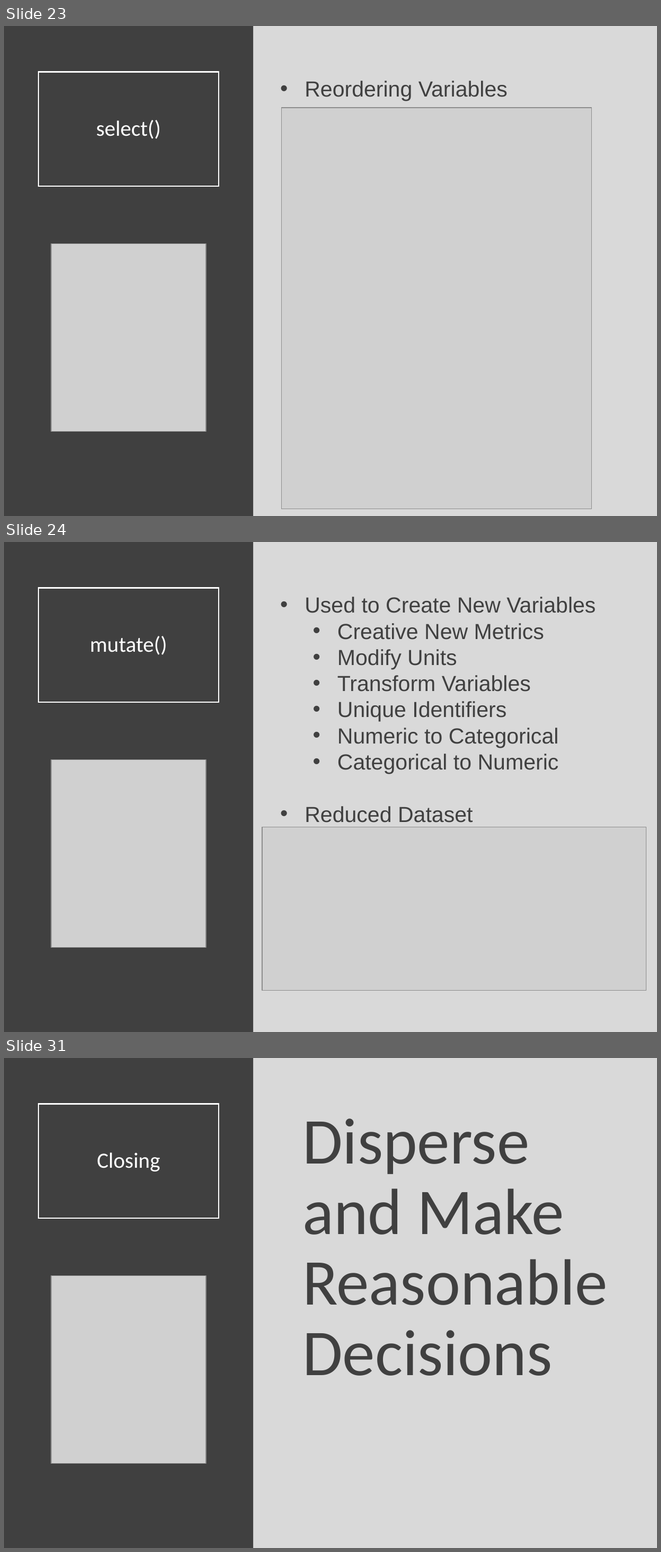
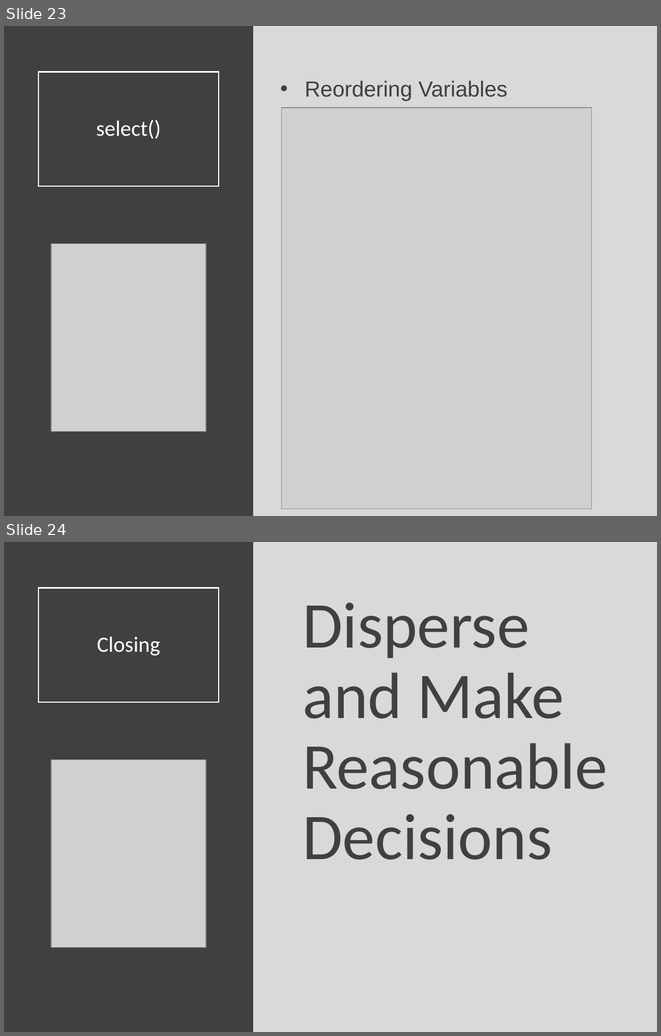
Before and after one commit to Yixf-Self/STOR320_WEBSITE, a slide deck: Lecture/Lecture 4/Lecture 4.pptx. Shown one above the other, each under a label of ours: slides 23, 24 and 31 before the commit, slides 23 and 24 after it; the slides between them are not shown. The pictures are 661x1552 and 661x1036 pixels, drawn with LibreOffice and Linux fonts; fonts in the diff are those of the drawing; grey boxes stand for pictures. Boxes give left, top, right and bottom in pixels: in the first picture for what was removed or moved away, otherwise in the second. Text is boxed around its words. In the diff, an @@ line names an element or a change of style, - is before the commit and + after.

```diff
--- a/Lecture/Lecture 4/Lecture 4.pptx
+++ b/Lecture/Lecture 4/Lecture 4.pptx
@@ slide 24 removed at (x1=4, y1=542, x2=657, y2=1032), background #D9D9D9 @@
@@ rectangle removed at (x1=4, y1=542, x2=254, y2=1032) @@
@@ title removed at (x1=38, y1=588, x2=219, y2=702) @@
-mutate()
@@ text removed at (x1=305, y1=597, x2=595, y2=822) @@
-• Used to Create New Variables
-  • Creative New Metrics
-  • Modify Units
-  • Transform Variables
-  • Unique Identifiers
-  • Numeric to Categorical
-  • Categorical to Numeric
-• Reduced Dataset
@@ picture removed at (x1=51, y1=759, x2=206, y2=947) @@
@@ picture removed at (x1=262, y1=827, x2=646, y2=990) @@
@@ what was slide 31 is now slide 24 @@
```
Also in this commit, not shown: 6 other slides removed, 3 other files.
